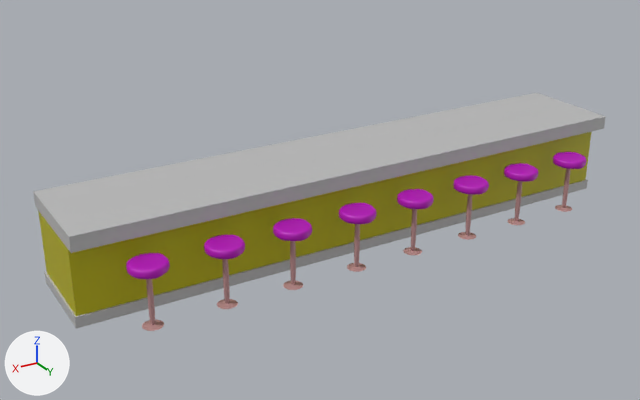
The FBX model Assets/Art/Map/Bar.fbx as it was, and as the next commit left it.
Rendered twice from a camera (50 mm lens) standing at (0.0513, 0.0774, 0.0431) and looking at (0.0057, 0.0014, 0.0051). Arrows for +X, +Y and +Z are at lower left; the lights stay in place. Where no turn or scale is listed for an object, it has been applied to the vertices.

Script lines for the objects in view, before the commit:
```python
ob_pcylinder1_005 = bpy.data.objects.new('pCylinder1.005', me_mesh_017)
ob_pcylinder1_005.location = (0.01292, 0.00828, 0.00285)
ob_pcylinder1_007 = bpy.data.objects.new('pCylinder1.007', me_mesh_023)
ob_pcylinder1_007.location = (0.02788, 0.00828, 0.00285)
ob_pdisc1_001 = bpy.data.objects.new('pDisc1.001', me_mesh_006)
ob_pdisc1_001.parent = ob_chair
ob_pdisc1_001.location = (0.0, 0.254, 0.000566)
ob_pdisc1_001.scale = (0.196, 0.196, 0.196)
ob_pdisc1_004 = bpy.data.objects.new('pDisc1.004', me_mesh_015)
ob_pdisc1_004.location = (0.0053, 0.0083, 0.00561)
ob_pdisc1_005 = bpy.data.objects.new('pDisc1.005', me_mesh_018)
ob_pdisc1_005.location = (0.01291, 0.0083, 0.00561)
ob_pdisc1_006 = bpy.data.objects.new('pDisc1.006', me_mesh_021)
ob_pdisc1_006.location = (0.02025, 0.0083, 0.00561)
ob_pdisc2_005 = bpy.data.objects.new('pDisc2.005', me_mesh_016)
ob_pdisc2_005.location = (0.01291, 0.00825, -0.00013)
ob_pdisc2_006 = bpy.data.objects.new('pDisc2.006', me_mesh_019)
ob_pdisc2_006.location = (0.02025, 0.00825, -0.00013)
ob_pdisc2_007 = bpy.data.objects.new('pDisc2.007', me_mesh_022)
ob_pdisc2_007.location = (0.02786, 0.00825, -0.00013)
# also in view: 'pDisc1.007' at (0.0279, 0.0083, 0.0061); 'pDisc1.002' at (-0.0096, 0.0083, 0.0061); 'pasted__pCube5' at (0.0013, 0.0007, 0.0049); 'pDisc1.003' at (-0.002, 0.0083, 0.0061)
```
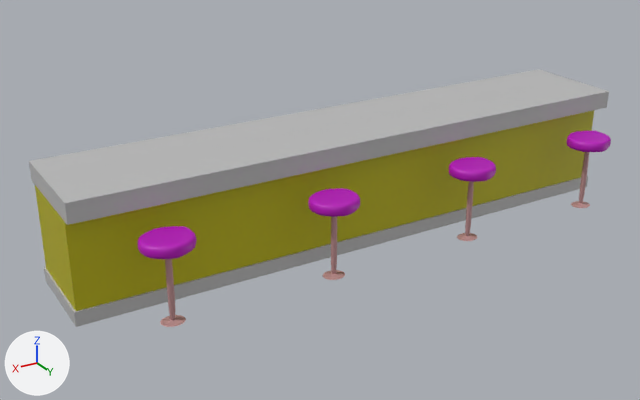
ob_chairs is not drawn itself; it is the parent of ob_group2, ob_group4, ob_group1, ob_group3.

What the commit changed:
Object 'pasted__pCube5' (ob_pasted__pcube5) moves from (0.00125, 0.0, 0.00487) to (0.00125, 0.0, 0.00654).
Object 'pasted__pCube5' (ob_pasted__pcube5) is rescaled from (0.01, 0.01, 0.01) to (0.01, 0.013, 0.01).
Object 'pDisc1.005' (ob_pdisc1_005) is deleted.
Object 'pDisc1.006' (ob_pdisc1_006) is deleted.
Object 'pCylinder1.005' (ob_pcylinder1_005) is deleted.
Object 'pDisc2.005' (ob_pdisc2_005) is deleted.
In object 'pDisc1.002' (ob_pdisc1_002), parent goes from ob_chair1_001 to ob_chair1_002.
Object 'pDisc1' (ob_pdisc1) is rescaled from (0.196, 0.196, 0.196) to (0.228, 0.196, 0.24).
Object 'Chairs' (ob_chairs) moves from (0.00165, 0.00831, 0.00321) to (0.00467, 0.00963, 0.00488).
Object 'Chairs' (ob_chairs) is rescaled from (0.01, 0.00945, 0.01) to (0.0117, 0.0123, 0.01).
In object 'pDisc1.001' (ob_pdisc1_001), parent goes from ob_chair to ob_chair1_001.
Object 'pDisc1.004' (ob_pdisc1_004) is deleted.
In object 'pDisc1.003' (ob_pdisc1_003), parent goes from ob_chair_001 to ob_chair1_003.
Object 'pCylinder1.007' (ob_pcylinder1_007) is deleted.
Object 'pDisc2.006' (ob_pdisc2_006) is deleted.
Object 'pDisc2.007' (ob_pdisc2_007) is deleted.
Object 'pCylinder1.006' (ob_pcylinder1_006) is deleted.
Object 'pDisc2.004' (ob_pdisc2_004) is deleted.
Object 'pDisc1.007' (ob_pdisc1_007) is deleted.
Object 'pCylinder1.004' (ob_pcylinder1_004) is deleted.

Location of each change, [x1, y1, x2, y2] in pixels of the pictures (640 x 400 px):
'pasted__pCube5', moved, rescaled (9% taller): before [33, 93, 606, 329]; after [29, 69, 609, 327]
'pDisc1.003', moved, rescaled (58% wider, 62% taller): before [397, 189, 434, 209]; after [138, 226, 197, 259]
'pDisc1.002', moved, rescaled (43% wider, 43% taller): before [453, 175, 489, 195]; after [308, 188, 360, 217]
'pDisc1.001', moved, rescaled (37% wider, 30% taller): before [504, 163, 538, 182]; after [449, 157, 496, 182]
'pDisc1', rescaled, moved (32% wider, 22% taller): before [553, 152, 586, 169]; after [567, 131, 611, 152]
'pDisc1.007', deleted (pink): before [126, 253, 170, 279]
'pDisc1.006', deleted (pink): before [204, 235, 245, 259]
'pDisc1.005', deleted (pink): before [273, 218, 312, 241]
'pDisc1.004', deleted (pink): before [339, 203, 377, 224]
'pCylinder1.003', moved, rescaled (57% wider, 44% taller): before [411, 209, 417, 251]; after [165, 259, 175, 320]
'pCylinder1.002', moved, rescaled (12% narrower, 38% taller): before [466, 194, 473, 235]; after [331, 217, 337, 274]
'pCylinder1.001', moved, rescaled: before [515, 181, 522, 221]; after [465, 181, 474, 236]
'pCylinder1', moved, rescaled: before [562, 168, 571, 208]; after [579, 152, 589, 204]
'pDisc2.003', moved, rescaled (35% wider, 44% taller): before [403, 247, 422, 255]; after [160, 315, 186, 327]
'pCylinder1.007', deleted: before [146, 279, 155, 325]
'pDisc2.002', moved, rescaled (26% wider, 22% taller): before [458, 232, 476, 240]; after [322, 270, 345, 280]
'pCylinder1.006', deleted: before [222, 259, 230, 303]
'pCylinder1.005', deleted: before [290, 241, 296, 285]
'pCylinder1.004', deleted: before [354, 224, 360, 267]
'pDisc2.001', moved, rescaled (11% wider, 12% taller): before [507, 218, 525, 225]; after [457, 233, 477, 241]
'pDisc2.007', deleted: before [142, 319, 164, 331]
'pDisc2', moved, rescaled (11% wider): before [555, 205, 572, 212]; after [571, 201, 590, 208]
'pDisc2.006', deleted: before [217, 299, 238, 309]
'pDisc2.005', deleted: before [283, 281, 303, 290]
'pDisc2.004', deleted: before [347, 263, 366, 272]
